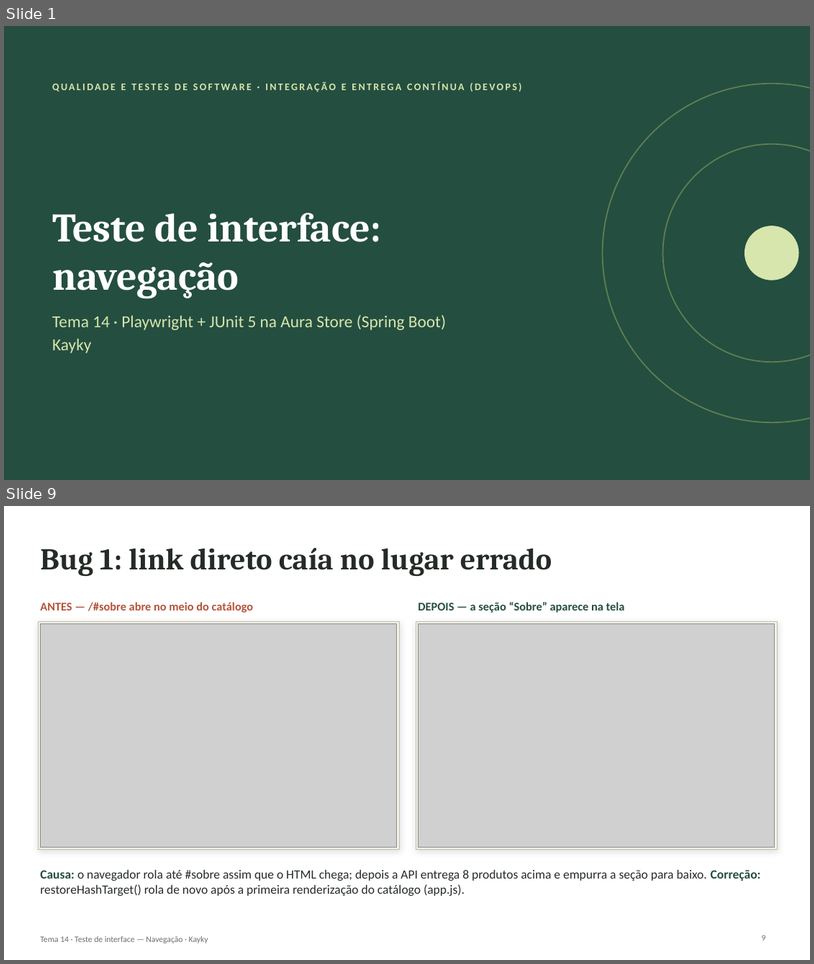
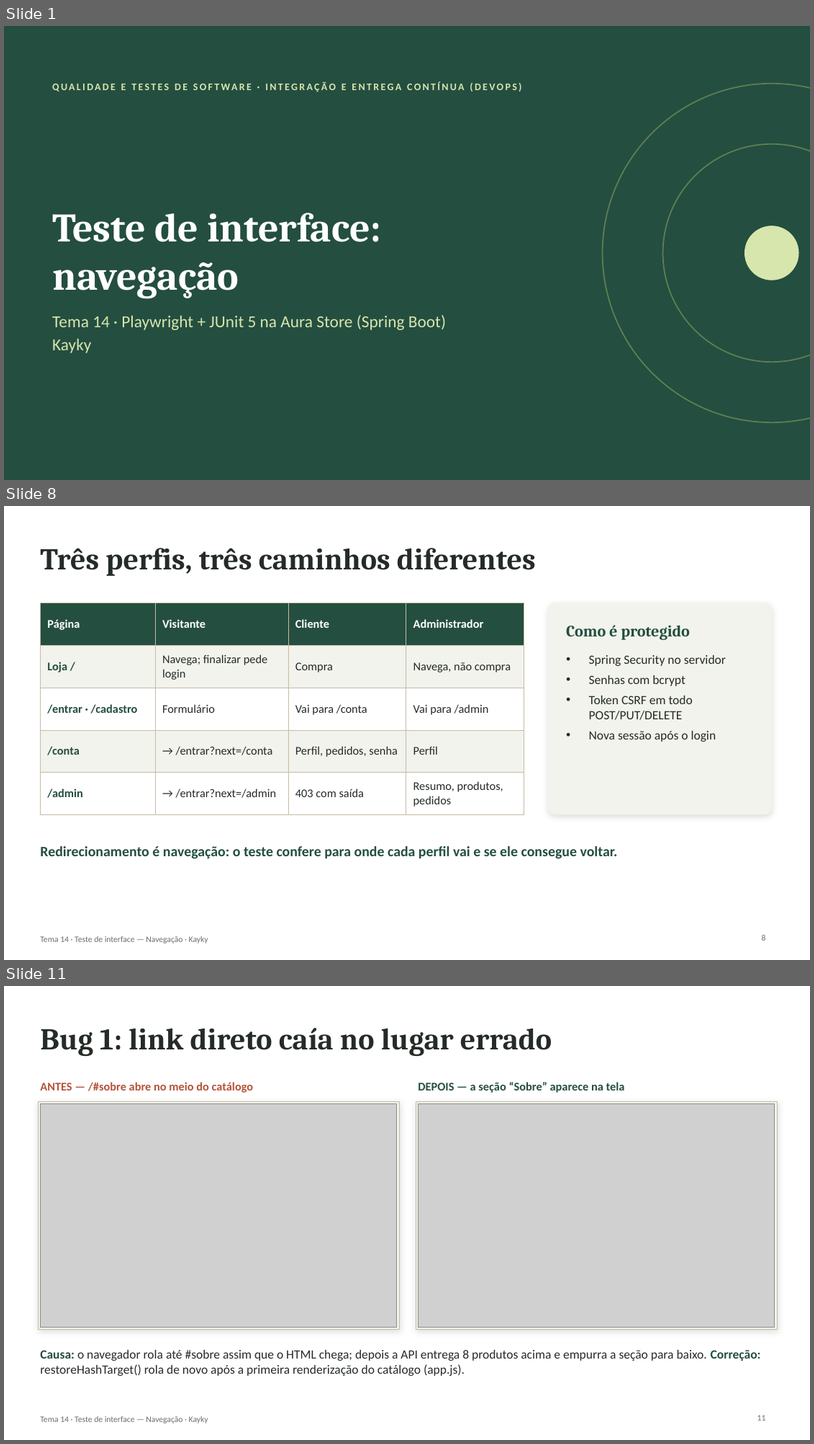
Before and after one commit to KaykyOne/f-e-commerce, a slide deck: docs/tema-14-navegacao/Apresentacao-Tema14-Navegacao.pptx. Shown one above the other, each under a label of ours: slides 1 and 9 before the commit, slides 1, 8 and 11 after it; the slides between them are not shown. The pictures are 814x964 and 814x1444 pixels, drawn with LibreOffice and Linux fonts; fonts in the diff are those of the drawing; grey boxes stand for pictures. Boxes give left, top, right and bottom in pixels: in the first picture for what was removed or moved away, otherwise in the second. Text is boxed around its words. In the diff, an @@ line names an element or a change of style, - is before the commit and + after.

```diff
--- a/docs/tema-14-navegacao/Apresentacao-Tema14-Navegacao.pptx
+++ b/docs/tema-14-navegacao/Apresentacao-Tema14-Navegacao.pptx
@@ slide 8 added at (4,506,810,960), background #FFFFFF; not listed: 1 template element that a slide beside it also shows @@
@@ title added at (40,548,536,576), 36 pt, text #252B26, bold @@
+Três perfis, três caminhos diferentes
@@ table added at (40,602,525,809), 5 rows, 4 columns @@
+Página | Visitante | Cliente | Administrador
+Loja / | Navega; finalizar pede login | Compra | Navega, não compra
+/entrar · /cadastro | Formulário | Vai para /conta | Vai para /admin
+/conta | → /entrar?next=/conta | Perfil, pedidos, senha | Perfil
+/admin | → /entrar?next=/admin | 403 com saída | Resumo, produtos, pedidos
@@ rounded rectangle added at (548,602,772,815), fill #F1F3EC @@
@@ text added at (566,625,690,640), 19 pt, text #244E40, bold @@
+Como é protegido
@@ text added at (589,655,726,741), 15 pt, text #252B26 @@
+• Spring Security no servidor
+• Senhas com bcrypt
+• Token CSRF em todo POST/PUT/DELETE
+• Nova sessão após o login
@@ text added at (40,846,618,859), 17 pt, text #244E40, bold @@
+Redirecionamento é navegação: o teste confere para onde cada perfil vai e se ele consegue voltar.
@@ page number added at (762,934,766,940), 10 pt, text #6B6F68 @@
+8
@@ what was slide 9 is now slide 11 @@
@@ page number at (758,1414,766,1420): text changed @@
-9
+11
```
Also in this commit, not shown: 9 slides changed, 4 other slides added, 2 slides removed, 14 other files.
